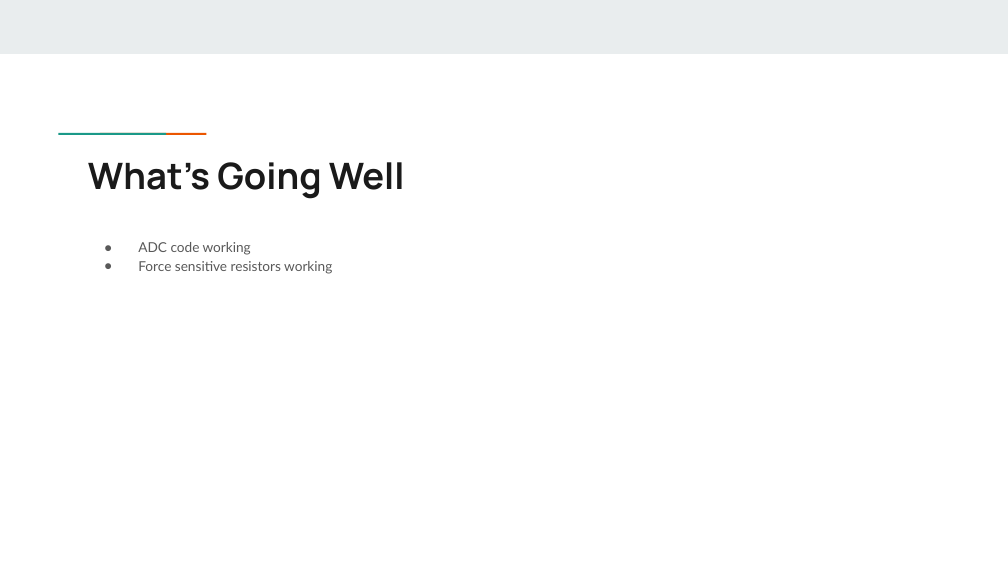
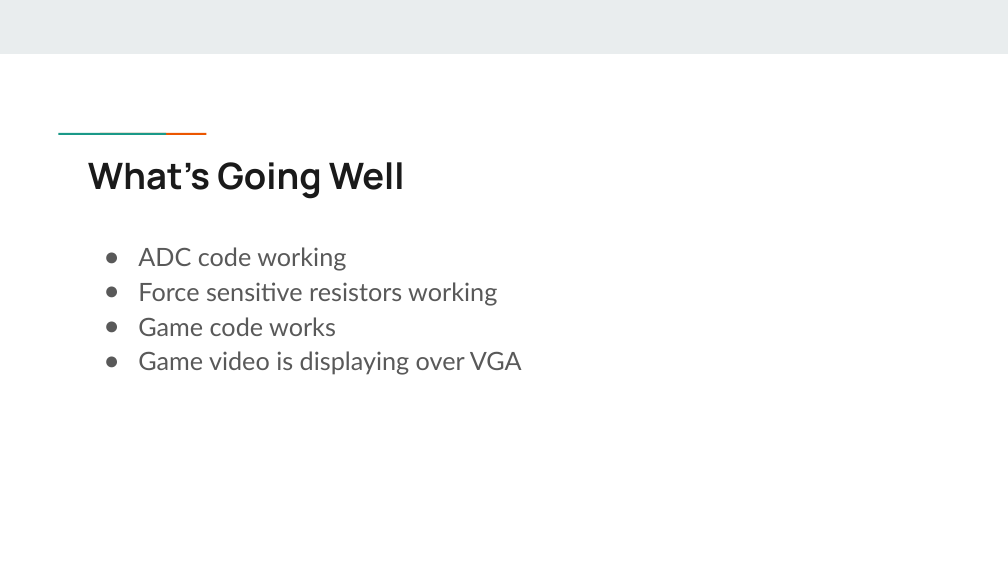
Before and after one commit to xu842251462/EC551_FinalProject, a slide deck: slide 9 of Presentations/EC551SecondProjectPresentation.pptx. Drawn at 1008x567 pixels with LibreOffice and Linux fonts; fonts in the diff are those of the drawing. Boxes give left, top, right and bottom in pixels: in the first picture for what was removed or moved away, otherwise in the second. Text is boxed around its words. In the diff, an @@ line names an element or a change of style, - is before the commit and + after.

```diff
--- a/Presentations/EC551SecondProjectPresentation.pptx
+++ b/Presentations/EC551SecondProjectPresentation.pptx
@@ text at (138, 247, 497, 305): size 13 to 24 pt in "ADC code working", "Force sensitive resistors working" @@
@@ text at (138, 317, 522, 375): paragraphs added @@
+● Game code works
+● Game video is displaying over VGA
```
Also in this commit, not shown: 4 other slides changed.
